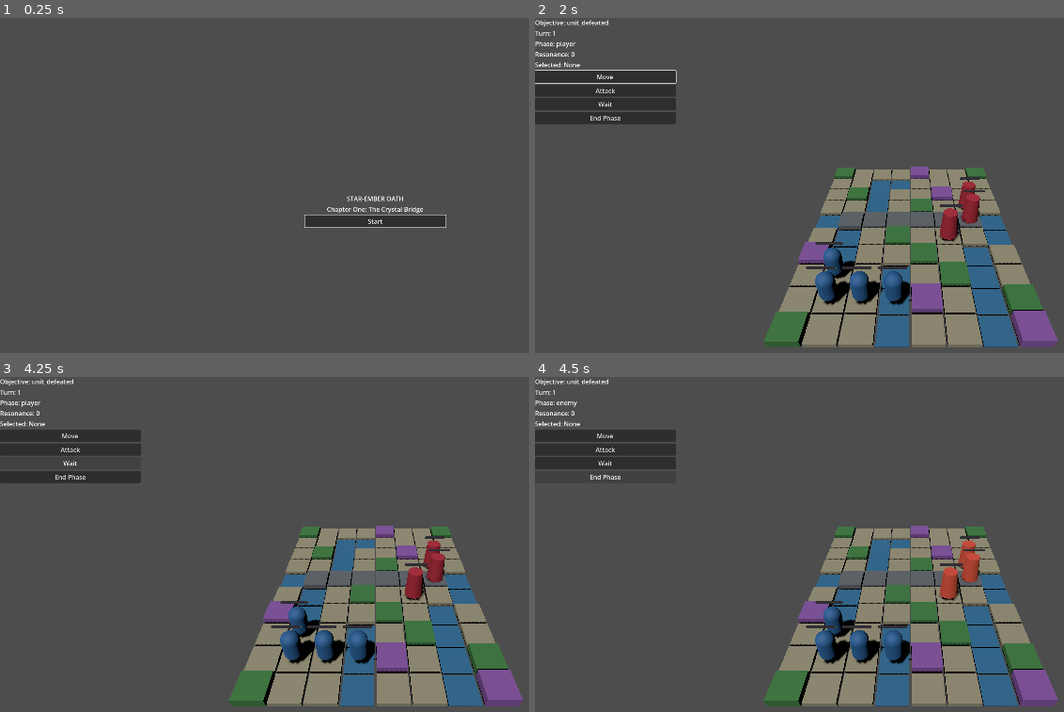
Above: before the commit, frames 1-4 (two rows, left to right).
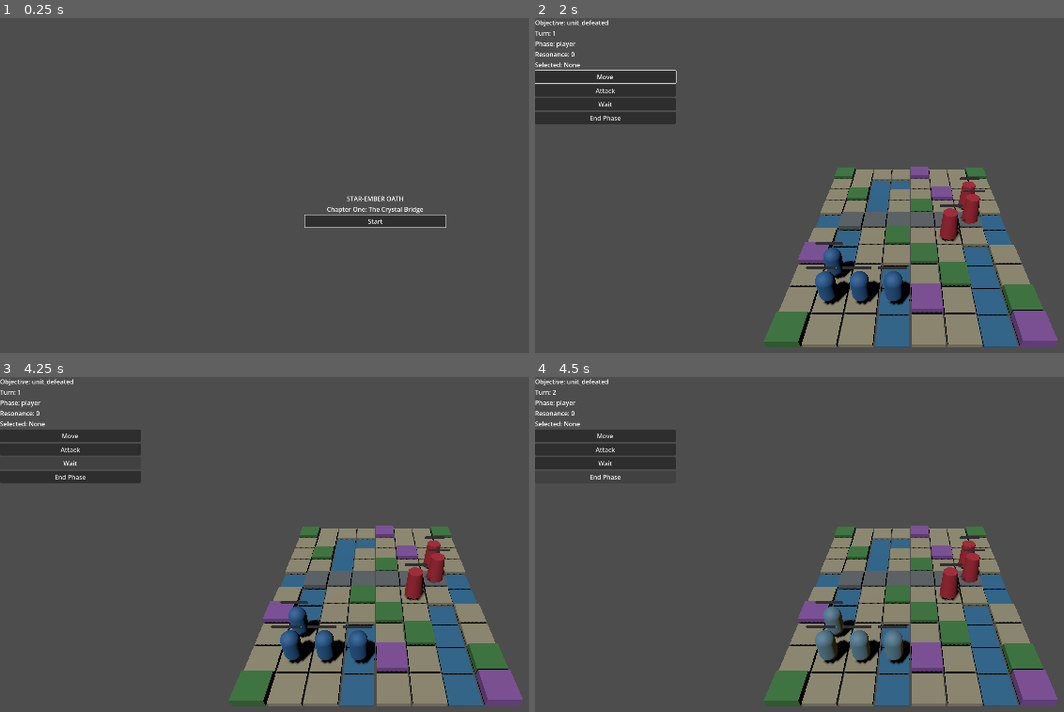
Above: after the commit, the same moments.

Repository: kusobaga233-tech/emblemlike-codex
Game: Godot game, scene res://src/scenes/boot.tscn
Two runs of this game, one before a commit and one after it. Both use one fixed random seed, a clock stepped at 60 frames per second and the inputs below.
Inputs:
- Up to frame 1 (0.25 s): no input
- Up to frame 2 (2 s): click "Start" at 0.5 s; click "Confirm" at 1.25 s
- Up to frame 3 (4.25 s): click "Move" at 2 s; click "Attack" at 2.75 s; click "Wait" at 3.5 s
- Up to frame 4 (4.5 s): click "End Phase" at 4.25 s

Frames 1-3 are identical in both runs. In frame 4, 1.8% of the frame differs, in the area x 3-85%, y 3-85%.

Commit message:
feat: add playable battle interaction flow

Diff:
--- a/src/presentation/greybox_board.gd
+++ b/src/presentation/greybox_board.gd
@@ -1,5 +1,7 @@
 class_name GreyboxBoard
 extends Node3D
+
+signal cell_picked(position: Vector2i)
 
 const TERRAIN_COLORS := {
 	&"plain": Color("8b8f86"),
@@ -39,6 +41,10 @@
 
 func show_attack_cells(cells: Array) -> void:
 	_show_overlay(_ensure_root("AttackOverlay"), cells, ATTACK_COLOR, "Attack")
+
+
+func pick_cell(position: Vector2i) -> void:
+	cell_picked.emit(position)
 
 
 func _make_tile(grid_position: Vector2i, terrain_id: StringName) -> MeshInstance3D:
--- a/src/presentation/greybox_unit.gd
+++ b/src/presentation/greybox_unit.gd
@@ -1,5 +1,8 @@
 class_name GreyboxUnit
 extends Node3D
+
+signal picked(unit_id: StringName)
+signal hovered(unit_id: StringName)
 
 const PLAYER_BLUE := Color("245fa8")
 const PLAYER_GOLD := Color("d5ad38")
@@ -46,6 +49,14 @@
 	var outline := get_node_or_null("SelectionOutline") as MeshInstance3D
 	if outline != null:
 		outline.visible = selected
+
+
+func pick() -> void:
+	picked.emit(unit_id)
+
+
+func hover() -> void:
+	hovered.emit(unit_id)
 
 
 func play_event(event: Dictionary) -> void:
--- a/src/scenes/battle/battle_scene.gd
+++ b/src/scenes/battle/battle_scene.gd
@@ -4,11 +4,15 @@
 const BATTLE_SESSION_SCRIPT := preload("res://src/tactics/battle_session.gd")
 const CHAPTER_ONE_SCRIPT := preload("res://src/content/chapter_one.gd")
 const GREYBOX_UNIT_SCRIPT := preload("res://src/presentation/greybox_unit.gd")
+const GRID_RULES_SCRIPT := preload("res://src/core/grid_rules.gd")
 
 var chapter: Variant
 var session: Variant
 var _configured: bool = false
 var last_command_result: Dictionary = {}
+var interaction_mode: StringName = &"idle"
+var pending_target_id: StringName = &""
+var _phase_advancing: bool = false
 
 signal result_requested(path: String, summary: Dictionary)
 
@@ -32,6 +36,8 @@
 		unit.name = String(unit_state.instance_id)
 		unit.configure(unit_state)
 		get_node("Units").add_child(unit)
+		unit.picked.connect(_on_unit_picked)
+		unit.hovered.connect(_on_unit_hovered)
 		_assign_owner_recursive(unit)
 	get_node("TacticalCamera").configure_board(
 		int(presentation_chapter.width),
@@ -48,6 +54,9 @@
 	if not get_node("BattleHud").result_requested.is_connected(result_callable):
 		get_node("BattleHud").result_requested.connect(result_callable)
 	get_node("CombatForecastPanel").show_forecast(null)
+	var board_pick_callable := Callable(self, "_on_cell_picked")
+	if not get_node("GreyboxBoard").cell_picked.is_connected(board_pick_callable):
+		get_node("GreyboxBoard").cell_picked.connect(board_pick_callable)
 	_assign_owner_recursive(get_node("BattleHud"))
 	_assign_owner_recursive(get_node("CombatForecastPanel"))
 	_configured = true
@@ -55,6 +64,63 @@
 
 func get_unit_node(instance_id: StringName) -> Node3D:
 	return get_node_or_null("Units/%s" % String(instance_id)) as Node3D
+
+
+func handle_board_pick(kind: StringName, value: Variant) -> bool:
+	if session == null or session.battle_status != &"ongoing" or _phase_advancing:
+		return false
+	if kind == &"cell" and value is Vector2i and interaction_mode == &"move":
+		last_command_result = session.move_selected(value)
+		if last_command_result.get("ok", false):
+			cancel_interaction()
+			return true
+		return false
+	if kind != &"unit" or not value is StringName:
+		return false
+	var unit_id: StringName = value
+	if interaction_mode == &"attack":
+		if pending_target_id != unit_id:
+			return handle_board_hover(unit_id)
+		last_command_result = session.confirm_attack(unit_id)
+		if last_command_result.get("ok", false):
+			cancel_interaction()
+			return true
+		return false
+	last_command_result = session.select_unit(unit_id)
+	return bool(last_command_result.get("ok", false))
+
+
+func handle_board_hover(unit_id: StringName) -> bool:
+	if interaction_mode != &"attack" or session == null:
+		return false
+	last_command_result = session.forecast_attack(unit_id)
+	if not last_command_result.get("ok", false):
+		pending_target_id = &""
+		get_node("CombatForecastPanel").show_forecast(null)
+		return false
+	pending_target_id = unit_id
+	get_node("CombatForecastPanel").show_forecast(last_command_result.get("forecast"))
+	return true
+
+
+func _on_unit_picked(unit_id: StringName) -> void:
+	handle_board_pick(&"unit", unit_id)
+
+
+func _on_unit_hovered(unit_id: StringName) -> void:
+	handle_board_hover(unit_id)
+
+
+func _on_cell_picked(position: Vector2i) -> void:
+	handle_board_pick(&"cell", position)
+
+
+func cancel_interaction() -> void:
+	interaction_mode = &"idle"
+	pending_target_id = &""
+	get_node("GreyboxBoard").show_move_cells([])
+	get_node("GreyboxBoard").show_attack_cells([])
+	get_node("CombatForecastPanel").show_forecast(null)
 
 
 func _on_events_flushed(events: Array[Dictionary]) -> void:
@@ -92,12 +158,23 @@
 			last_command_result = session.forecast_attack(StringName(command.get("target_id", &"")))
 			get_node("CombatForecastPanel").show_forecast(last_command_result.get("forecast"))
 		&"attack":
-			last_command_result = session.confirm_attack(StringName(command.get("target_id", &""))) if command is Dictionary else {"ok": false, "reason": &"missing_target"}
+			if command is Dictionary and command.has("target_id"):
+				last_command_result = session.confirm_attack(StringName(command.get("target_id", &"")))
+			else:
+				_enter_attack_mode()
 		&"move":
-			last_command_result = session.move_selected(command.get("destination")) if command is Dictionary and command.get("destination") is Vector2i else {"ok": false, "reason": &"missing_destination"}
+			if command is Dictionary and command.get("destination") is Vector2i:
+				last_command_result = session.move_selected(command.get("destination"))
+			else:
+				_enter_move_mode()
 		&"end_phase":
-			last_command_result = session.end_player_phase()
-		&"wait", &"cancel":
+			_start_end_phase()
+		&"wait":
+			last_command_result = session.wait_selected()
+			if last_command_result.get("ok", false):
+				cancel_interaction()
+		&"cancel":
+			cancel_interaction()
 			last_command_result = {"ok": true, "routed": command_type}
 		_:
 			last_command_result = {"ok": false, "reason": &"unknown_command"}
@@ -105,6 +182,75 @@
 
 func _on_hud_result_requested(path: String, summary: Dictionary) -> void:
 	result_requested.emit(path, summary)
+
+
+func _enter_move_mode() -> void:
+	var selected: Variant = _selected_unit()
+	if selected == null or selected.acted or session.turn_state.phase != &"player":
+		last_command_result = {"ok": false, "reason": &"no_ready_selection"}
+		return
+	cancel_interaction()
+	interaction_mode = &"move"
+	get_node("GreyboxBoard").show_move_cells(_reachable_cells(selected))
+	last_command_result = {"ok": true, "mode": &"move"}
+
+
+func _enter_attack_mode() -> void:
+	var selected: Variant = _selected_unit()
+	if selected == null or selected.acted or session.turn_state.phase != &"player":
+		last_command_result = {"ok": false, "reason": &"no_ready_selection"}
+		return
+	cancel_interaction()
+	interaction_mode = &"attack"
+	get_node("GreyboxBoard").show_attack_cells(_attack_cells(selected))
+	last_command_result = {"ok": true, "mode": &"attack"}
+
+
+func _selected_unit() -> Variant:
+	for unit: Variant in session.units:
+		if unit.instance_id == session.selected_unit_id and unit.current_hp > 0 and unit.definition.team == &"player":
+			return unit
+	return null
+
+
+func _reachable_cells(selected: Variant) -> Array:
+	var blocked: Dictionary = {}
+	for unit: Variant in session.units:
+		if unit.current_hp > 0 and unit != selected:
+			blocked[Vector2i(unit.grid_position.x, unit.grid_position.y)] = true
+	var points: Array = GRID_RULES_SCRIPT.reachable(selected.grid_position, selected.definition.move, chapter.width, chapter.height, blocked)
+	var cells: Array = []
+	for point: Variant in points:
+		cells.append(Vector2i(point.x, point.y))
+	return cells
+
+
+func _attack_cells(selected: Variant) -> Array:
+	var cells: Array = []
+	for y: int in chapter.height:
+		for x: int in chapter.width:
+			var distance := absi(x - selected.grid_position.x) + absi(y - selected.grid_position.y)
+			if distance in selected.definition.ranges:
+				cells.append(Vector2i(x, y))
+	return cells
+
+
+func _start_end_phase() -> void:
+	if _phase_advancing or session == null or session.battle_status != &"ongoing":
+		last_command_result = {"ok": false, "reason": &"phase_busy"}
+		return
+	last_command_result = session.end_player_phase()
+	if not last_command_result.get("ok", false):
+		return
+	_phase_advancing = true
+	cancel_interaction()
+	_complete_enemy_phase.call_deferred()
+
+
+func _complete_enemy_phase() -> void:
+	if session != null and session.battle_status == &"ongoing" and session.turn_state.phase == &"enemy":
+		last_command_result = session.advance_enemy_phase()
+	_phase_advancing = false
 
 
 func _clear_units() -> void:
--- a/src/scenes/flow_coordinator.gd
+++ b/src/scenes/flow_coordinator.gd
@@ -53,6 +53,7 @@
 		DEPLOYMENT:
 			scene.configure(chapter)
 			_connect_once(scene.deployment_confirmed, _on_deployment_confirmed)
+			_connect_once(scene.navigation_requested, _on_deployment_navigation_requested)
 		BATTLE:
 			if battle_session == null:
 				battle_session = BattleSession.new(_deployed_chapter())
@@ -78,6 +79,11 @@
 	_request_scene(BATTLE)
 
 
+func _on_deployment_navigation_requested(path: String) -> void:
+	if path == TITLE:
+		_request_scene(TITLE)
+
+
 func _on_battle_result_requested(_path: String, summary: Dictionary) -> void:
 	show_result(summary)
 
--- a/src/tactics/battle_command.gd
+++ b/src/tactics/battle_command.gd
@@ -40,5 +40,9 @@
 	return CommandData.new(&"end_player_phase")
 
 
+static func wait_selected() -> CommandData:
+	return CommandData.new(&"wait_selected")
+
+
 static func advance_enemy_phase() -> CommandData:
 	return CommandData.new(&"advance_enemy_phase")
--- a/src/tactics/battle_session.gd
+++ b/src/tactics/battle_session.gd
@@ -53,6 +53,10 @@
 
 func end_player_phase() -> Dictionary:
 	return _execute(BattleCommandScript.end_player_phase())
+
+
+func wait_selected() -> Dictionary:
+	return _execute(BattleCommandScript.wait_selected())
 
 
 func advance_enemy_phase() -> Dictionary:
@@ -73,6 +77,8 @@
 			return _confirm_attack(command.target_id)
 		&"end_player_phase":
 			return _end_player_phase()
+		&"wait_selected":
+			return _wait_selected()
 		&"advance_enemy_phase":
 			return _advance_enemy_phase()
 	return _reject(&"invalid_target")
@@ -98,6 +104,20 @@
 		id,
 		&"",
 		{"previous_unit_id": previous_id},
+	)])
+
+
+func _wait_selected() -> Dictionary:
+	var selected_result := _selected_player_unit()
+	if not selected_result["ok"]:
+		return selected_result
+	var unit: Variant = selected_result["unit"]
+	unit.acted = true
+	return _accept([BattleEventScript.state_changed(
+		&"unit_acted",
+		unit.instance_id,
+		&"",
+		{"action": &"wait"},
 	)])
 
 
--- a/tests/test_battle_session.gd
+++ b/tests/test_battle_session.gd
@@ -28,6 +28,7 @@
 	_test_mutations_flush_matching_ordered_events()
 	_test_rejected_commands_are_exact_no_ops()
 	_test_unit_acted_is_an_exact_no_op()
+	_test_wait_selected_marks_only_a_valid_selected_player()
 	_test_occupancy_and_blocking_are_enforced()
 	_test_enemy_ai_targets_only_opponents()
 	_test_objective_victory_and_defeat_propagate()
@@ -135,6 +136,26 @@
 	assert_true(session.end_player_phase()["ok"], "Player phase ends for wrong-phase validation")
 	_assert_rejected_no_op(session, func() -> Dictionary: return session.select_unit(&"fenn-1"), &"wrong_phase", flush_count, "Selection during enemy phase")
 	_assert_rejected_no_op(session, func() -> Dictionary: return session.end_player_phase(), &"wrong_phase", flush_count, "Double player phase end")
+
+
+func _test_wait_selected_marks_only_a_valid_selected_player() -> void:
+	var session: Variant = _new_session(705)
+	var before: Dictionary = _snapshot(session)
+	var rejected: Dictionary = session.wait_selected()
+	assert_true(not rejected["ok"], "Wait rejects without a selected unit")
+	assert_equal(_snapshot(session), before, "Rejected wait is an exact no-op")
+	session.select_unit(&"fenn-1")
+	var flushed: Array = []
+	session.events_flushed.connect(func(events: Array[Dictionary]) -> void: flushed.append(events))
+	var accepted: Dictionary = session.wait_selected()
+	assert_true(accepted["ok"], "Selected living player can wait")
+	assert_true(_unit(session, &"fenn-1").acted, "Wait marks selected unit acted")
+	assert_equal(accepted["events"][0]["type"], &"unit_acted", "Wait emits stable acted event")
+	assert_equal(flushed.size(), 1, "Wait flushes exactly once")
+	var after: Dictionary = _snapshot(session)
+	var repeated: Dictionary = session.wait_selected()
+	assert_true(not repeated["ok"], "Acted unit cannot wait twice")
+	assert_equal(_snapshot(session), after, "Repeated wait is an exact no-op")
 
 
 func _test_occupancy_and_blocking_are_enforced() -> void:
--- a/tests/test_e2e_scene_flow.gd
+++ b/tests/test_e2e_scene_flow.gd
@@ -20,6 +20,11 @@
 	(tree.current_scene.get_node("Layout/Start") as Button).pressed.emit()
 	await _frames(3)
 	assert_equal(tree.current_scene.scene_file_path, DEPLOYMENT, "Start advances to deployment")
+	Input.parse_input_event(_escape_event())
+	await _frames(3)
+	assert_equal(tree.current_scene.scene_file_path, TITLE, "Deployment Escape returns through coordinator")
+	(tree.current_scene.get_node("Layout/Start") as Button).pressed.emit()
+	await _frames(3)
 	var deployment := tree.current_scene
 	var rows: Array = deployment.get_deployment()
 	deployment.swap_slots(0, 1)
@@ -32,10 +37,32 @@
 	assert_equal(_player_deployment(battle.session), expected, "Confirmed deployment reaches BattleSession")
 	assert_true(battle.get_node_or_null("BattleHud") != null, "Battle owns its HUD")
 	assert_true(battle.get_node_or_null("CombatForecastPanel") != null, "Battle owns its forecast panel")
-	var selected_before: StringName = battle.session.selected_unit_id
-	battle.get_node("BattleHud").command_selected.emit({"type": &"select", "unit_id": &"fenn-1"})
-	assert_true(battle.session.selected_unit_id != selected_before, "HUD command changes session state")
-	battle.session.events_flushed.emit(_terminal_events(&"victory"))
+	battle.get_unit_node(&"fenn-1").pick()
+	assert_equal(battle.session.selected_unit_id, &"fenn-1", "Clicking a player unit selects it")
+	(battle.get_node("BattleHud/Layout/Commands/Move") as Button).pressed.emit()
+	assert_equal(battle.interaction_mode, &"move", "Move button enters destination mode")
+	battle.get_node("GreyboxBoard").pick_cell(Vector2i(0, 8))
+	var moved_fenn: Variant = _unit(battle.session, &"fenn-1")
+	assert_equal(Vector2i(moved_fenn.grid_position.x, moved_fenn.grid_position.y), Vector2i(0, 8), "Board move reaches the session")
+	battle.get_unit_node(&"fenn-1").pick()
+	assert_equal(battle.session.selected_unit_id, &"fenn-1", "Moved unit can be reselected")
+	(battle.get_node("BattleHud/Layout/Commands/Wait") as Button).pressed.emit()
+	assert_true(_unit(battle.session, &"fenn-1").acted, "Wait button uses legal session wait")
+	var round_before: int = battle.session.turn_state.round
+	(battle.get_node("BattleHud/Layout/Commands/EndPhase") as Button).pressed.emit()
+	await _frames(4)
+	assert_equal(battle.session.turn_state.phase, &"player", "End Phase completes deferred enemy AI")
+	assert_equal(battle.session.turn_state.round, round_before + 1, "End Phase returns on the next round")
+	var captain: Variant = _unit(battle.session, &"captain-1")
+	captain.current_hp = 1
+	captain.grid_position.x = 0
+	captain.grid_position.y = 6
+	_unit(battle.session, &"fenn-1").definition.hit = 100
+	battle.get_unit_node(&"fenn-1").pick()
+	(battle.get_node("BattleHud/Layout/Commands/Attack") as Button).pressed.emit()
+	battle.get_unit_node(&"captain-1").hover()
+	assert_true(battle.get_node("CombatForecastPanel").visible, "Forecast panel is visible for legal target")
+	battle.get_unit_node(&"captain-1").pick()
 	await _frames(3)
 	assert_equal(tree.current_scene.scene_file_path, RESULT, "Terminal battle advances to result")
 	assert_equal(coordinator.result_summary["outcome"], &"victory", "Coordinator retains result summary")
@@ -66,8 +93,18 @@
 	return rows
 
 
-func _terminal_events(outcome: StringName) -> Array[Dictionary]:
-	return [{"type": &"battle_status_changed", "actor_id": &"", "target_id": &"", "payload": {"from": &"ongoing", "to": outcome}}]
+func _unit(session: Variant, id: StringName) -> Variant:
+	for unit: Variant in session.units:
+		if unit.instance_id == id:
+			return unit
+	return null
+
+
+func _escape_event() -> InputEventKey:
+	var event := InputEventKey.new()
+	event.keycode = KEY_ESCAPE
+	event.pressed = true
+	return event
 
 
 func _frames(count: int) -> void:
Not shown, added: tests/evidence/task8-interaction-green.txt
Not shown, added: tests/evidence/task8-interaction-red.txt
